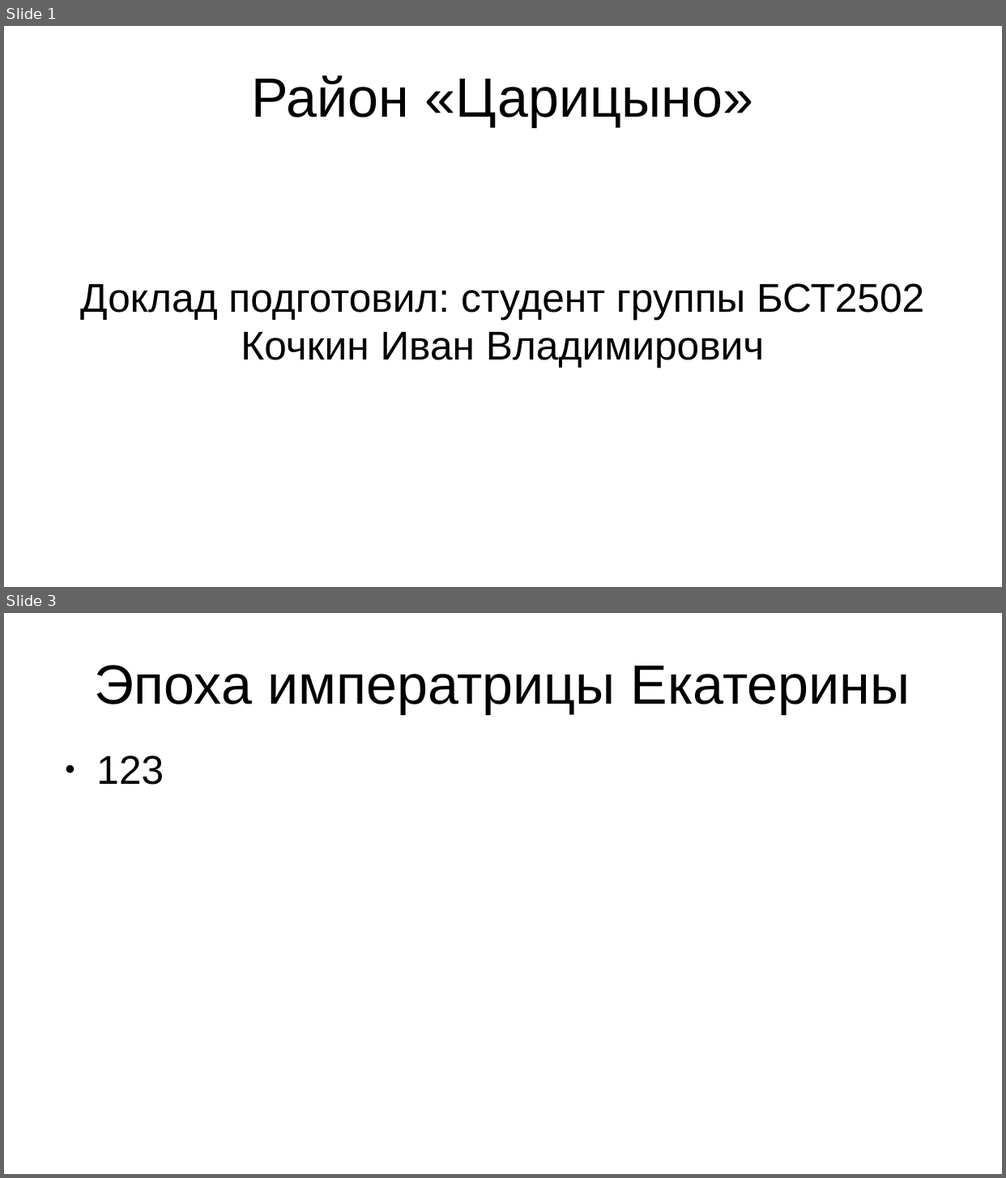
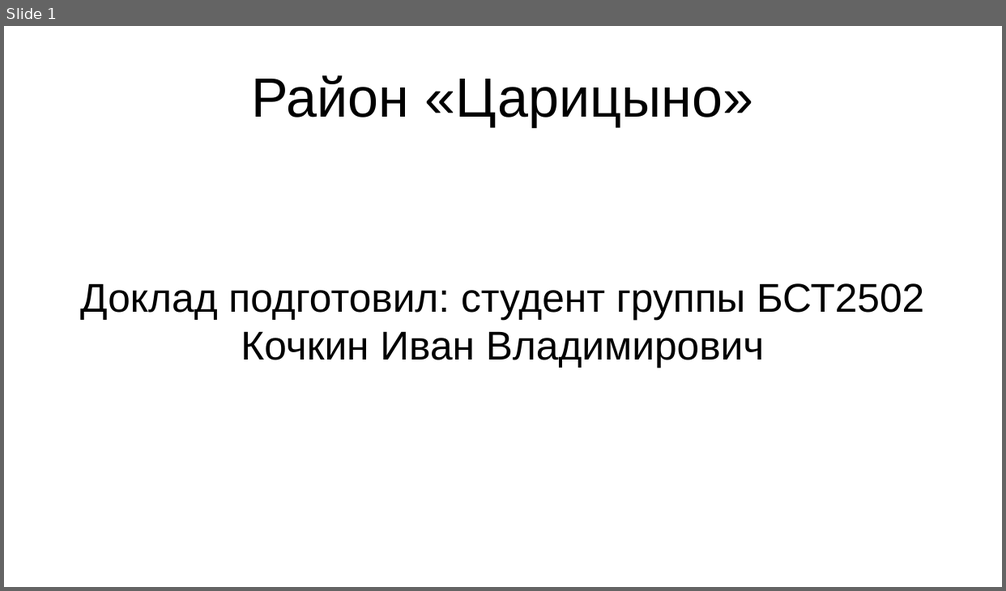
Before and after one commit to Astolfo-femboy-UwU/urban-octo-barnacle, a slide deck: Основы Российской Государственности/История района Царицыно.pptx. Shown one above the other, each under a label of ours: slides 1 and 3 before the commit, slide 1 after it; the slides between them are not shown. The pictures are 1006x1178 and 1006x591 pixels, drawn with LibreOffice and Linux fonts; fonts in the diff are those of the drawing. Boxes give left, top, right and bottom in pixels: in the first picture for what was removed or moved away, otherwise in the second. Text is boxed around its words. In the diff, an @@ line names an element or a change of style, - is before the commit and + after.

```diff
--- a/Основы Российской Государственности/История района Царицыно.pptx
+++ b/Основы Российской Государственности/История района Царицыно.pptx
@@ slide 3 removed at box(4, 613, 1002, 1174), background #FFFFFF @@
@@ title removed at box(95, 665, 910, 714) @@
-Эпоха императрицы Екатерины
@@ text removed at box(96, 756, 164, 785) @@
-● 123
```
Also in this commit, not shown: 3 slides added, 1 other slide removed, 7 other files.
